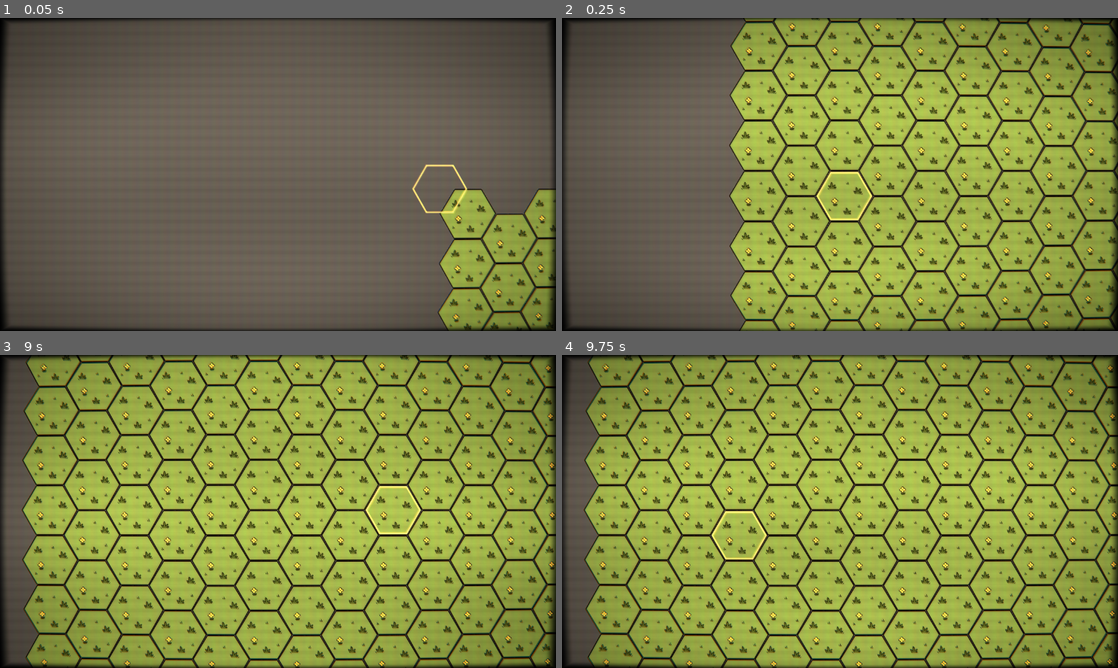
Above: before the commit, frames 1-4 (two rows, left to right).
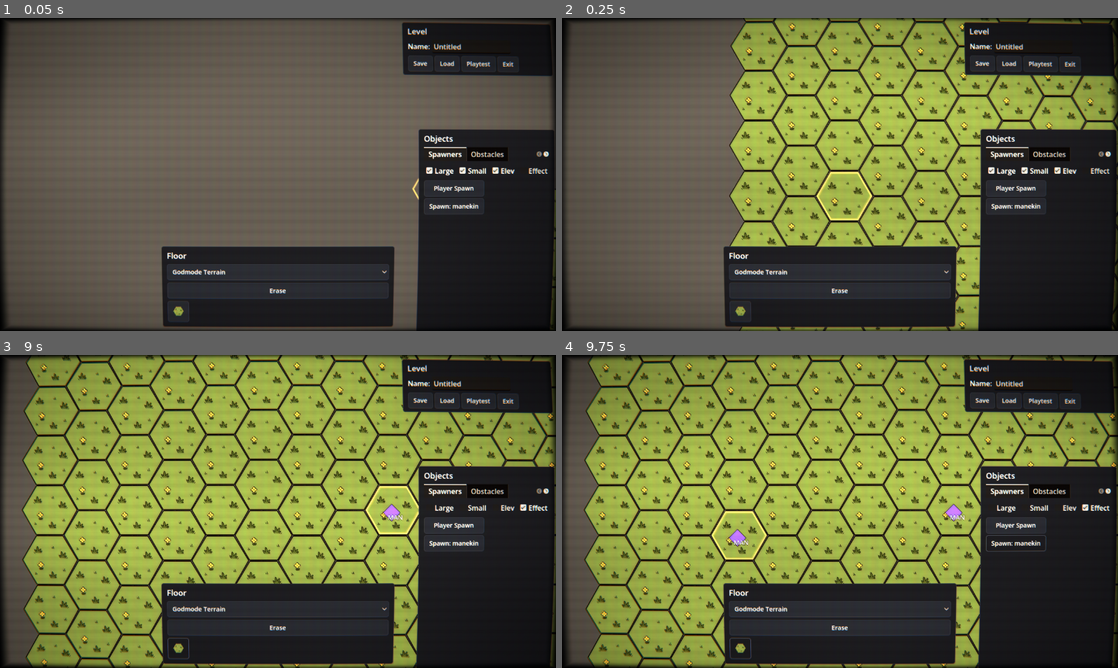
Above: after the commit, the same moments.

Repository: TortikP/GameJamProject
Game: Godot game, scene res://scenes/dev/map_editor.tscn
Same seed, same stepped clock (60 frames per second), same inputs: the game is played once before the commit and once after it. This scene is started directly instead of the project's main scene.
Inputs (mouse positions are in pixels of both pictures, inside the frame that each line leads up to):
- Up to frame 1 (0.05 s): no input
- Up to frame 2 (0.25 s): no input
- Up to frame 3 (9 s): click (417, 401) at 0.5 s, where only the run after the commit has a clickable "Save"; click (444, 401) at 1.25 s, where only the run after the commit has a clickable "Load"; click (472, 401) at 2 s, where only the run after the commit has a clickable "Playtest"; click (278, 605) at 2.75 s, where only the run after the commit has a clickable "Godmode Terrain"; click (177, 646) at 3.52 s; click (433, 508) at 4.25 s, where only the run after the commit has a clickable "Large"; click (467, 508) at 5 s, where only the run after the commit has a clickable "Small"; click (494, 508) at 5.75 s, where only the run after the commit has a clickable "Elev"; click (528, 508) at 6.5 s, where only the run after the commit has a clickable "Effect"; click (450, 524) at 7.25 s, where only the run after the commit has a clickable "Player Spawn"; click (450, 542) at 8 s, where only the run after the commit has a clickable "Spawn: manekin"; tap Enter at 8.75 s; move the mouse to (400, 495) at 8.77 s; hold D (hex_move_bottom_right) from 8.78 s (still down); tap Q (cast_slot_0) at 8.85 s; click (400, 495) at 8.92 s
- Up to frame 4 (9.75 s): release D (hex_move_bottom_right) at 9.5 s; tap Space (wait_turn) at 9.5 s; drag from (728, 527) to (812, 574) at 9.52 s

The runs differ from the first frame. In frame 1, 30% of the frame differs, in the area x 29-100%, y 1-100%; in frame 2, 30%; in frame 3, 30%; in frame 4, 30%.

Commit message:
feat(020): Phase 3+4 — palette panels + save/load/playtest wiring
T020 floor_palette_panel.gd — OptionButton for TileSet (godmode/hex_terrain),
HFlowContainer of tile buttons rendered from TileSetAtlasSource, Erase toggle.
Each button shows the tile graphic via AtlasTexture cropped to texture region,
tooltip from custom_data 'tile_kind'.

T020a replace-all — RMB on a tile button opens a PopupMenu listing every
distinct (source, atlas) currently in the level (excluding the right-clicked
tile). Pick → ConfirmModal asking N→M with counts → emits replace_all_requested
to the controller, which batches floor_cells + set_cell + toast + mark_dirty.

T021-T024 object_palette_panel.gd:
- TabBar (Spawners / Obstacles / Interactive) + filter row (Large/Small/Elev
  + Has-effect). Filter row hides on Spawners tab.
- Categorization: breakable OR behavior_effect_id != ''  → Interactive,
  else Obstacle. Deterministic, no new TileObject schema fields.
- Spawners tab: Player Spawn (always) + 1 button per data/enemies/*.json file.
- Object buttons show '[L|S|E] <id>' with rich tooltip (blocks, hp, effect,
  aura). Single-toggle visual select, untoggles others on press.
- Required additive HexGrid/registry change: TileObjectRegistry.get_all_ids()
  for enumeration. Sergey FYI — read-only and doesn't change existing
  get_object()/has_object() semantics.

T025 level_meta_panel.gd — VBox: 'Name:' LineEdit + Save/Load/Playtest/Exit
HBox. Load uses Godot's built-in FileDialog (ACCESS_RESOURCES, *.json filter,
rooted at res://data/maps/) — picks fire load_requested signal.

T026/T027/T028 controller side handlers were written in the previous commit
along with T009 (single-pass controller). They now have UI panels emitting
the signals to drive them.

T026a autosave — Timer (1.5s one_shot debounce) added in controller _ready;
_mark_dirty() restarts it from every placement, erase, name change, replace-all.
On controller _ready, after deferred frame, check for __autosave__.json —
prompt restore if mtime ≤24h, else delete.

Map editor scene (scenes/dev/map_editor.tscn) now has all 3 panels anchored:
LevelMetaPanel top-right, FloorPalettePanel bottom-center, ObjectPalettePanel
right-middle. ToastLayer + ConfirmModal still present.

Diff:
--- a/scenes/dev/map_editor.tscn
+++ b/scenes/dev/map_editor.tscn
@@ -9,6 +9,9 @@
 [ext_resource type="Script" path="res://scripts/presentation/dev/delete_highlight.gd" id="7_dh"]
 [ext_resource type="PackedScene" path="res://scenes/ui/toast_layer.tscn" id="8_toast"]
 [ext_resource type="PackedScene" path="res://scenes/ui/confirm_modal.tscn" id="9_modal"]
+[ext_resource type="Script" path="res://scripts/presentation/dev/floor_palette_panel.gd" id="10_fp"]
+[ext_resource type="Script" path="res://scripts/presentation/dev/object_palette_panel.gd" id="11_op"]
+[ext_resource type="Script" path="res://scripts/presentation/dev/level_meta_panel.gd" id="12_mp"]
 
 [node name="MapEditor" type="Node2D"]
 script = ExtResource("1_mec")
@@ -42,6 +45,44 @@
 
 [node name="HUD" type="CanvasLayer" parent="."]
 
+[node name="LevelMetaPanel" type="PanelContainer" parent="HUD"]
+script = ExtResource("12_mp")
+anchors_preset = 1
+anchor_left = 1.0
+anchor_right = 1.0
+offset_left = -360.0
+offset_top = 16.0
+offset_right = -16.0
+grow_horizontal = 0
+
+[node name="FloorPalettePanel" type="PanelContainer" parent="HUD"]
+script = ExtResource("10_fp")
+anchors_preset = 7
+anchor_left = 0.5
+anchor_top = 1.0
+anchor_right = 0.5
+anchor_bottom = 1.0
+offset_left = -260.0
+offset_top = -200.0
+offset_right = 260.0
+offset_bottom = -16.0
+grow_horizontal = 2
+grow_vertical = 0
+
+[node name="ObjectPalettePanel" type="PanelContainer" parent="HUD"]
+script = ExtResource("11_op")
+anchors_preset = 6
+anchor_left = 1.0
+anchor_top = 0.5
+anchor_right = 1.0
+anchor_bottom = 0.5
+offset_left = -260.0
+offset_top = 80.0
+offset_right = -16.0
+offset_bottom = 220.0
+grow_horizontal = 0
+grow_vertical = 2
+
 [node name="ToastLayer" parent="HUD" instance=ExtResource("8_toast")]
 
 [node name="ConfirmModal" parent="HUD" instance=ExtResource("9_modal")]
--- a/scripts/core/arena/tile_object_registry.gd
+++ b/scripts/core/arena/tile_object_registry.gd
@@ -41,6 +41,15 @@
 
 func has_object(id: StringName) -> bool:
 	return _objects.has(id)
+
+
+## 020 — enumeration API for the map editor's object palette. Returns all
+## loaded object ids in registry order. Additive, read-only.
+func get_all_ids() -> Array[StringName]:
+	var result: Array[StringName] = []
+	for id: Variant in _objects:
+		result.append(id)
+	return result
 
 
 # ── Internal ─────────────────────────────────────────────────────────────────
--- /dev/null
+++ b/scripts/presentation/dev/floor_palette_panel.gd
@@ -0,0 +1,246 @@
+extends PanelContainer
+## FloorPalettePanel — pick a floor tile to paint. Dropdown switches between
+## available TileSets (godmode_terrain / hex_terrain); each TileSet's tiles
+## render as a button grid. Erase mode is a separate button.
+##
+## Right-click on any tile button opens a "Replace all" popup, listing every
+## OTHER tile_kind currently in the level — picking one swaps every painted
+## cell of that kind to the right-clicked tile.
+##
+## Signals (consumed by MapEditorController):
+##   tile_picked(source_id: int, atlas: Vector2i)
+##   erase_picked()
+##   tileset_changed(path: String)
+##   replace_all_requested(from_source: int, from_atlas: Vector2i,
+##                         to_source: int, to_atlas: Vector2i)
+
+const UiTheme = preload("res://scripts/presentation/ui_theme.gd")
+const GameLogger = preload("res://scripts/infrastructure/game_logger.gd")
+
+const TILESETS: Array[Dictionary] = [
+	{"label": "Godmode Terrain", "path": "res://scenes/dev/godmode_terrain.tres"},
+	{"label": "Hex Terrain",     "path": "res://scenes/arena/tilesets/hex_terrain.tres"},
+]
+
+const ICON_SIZE: Vector2 = Vector2(48, 48)
+const REPLACE_MENU_ID: StringName = &"floor_replace_menu"
+
+signal tile_picked(source_id: int, atlas: Vector2i)
+signal erase_picked()
+signal tileset_changed(path: String)
+signal replace_all_requested(from_source: int, from_atlas: Vector2i,
+		to_source: int, to_atlas: Vector2i)
+
+var _controller: Node = null
+var _tileset_dropdown: OptionButton
+var _tile_grid: HFlowContainer
+var _erase_btn: Button
+var _current_tileset: TileSet
+var _current_path: String = ""
+
+
+func _ready() -> void:
+	_apply_theme()
+	EventBus.ui_theme_reloaded.connect(_apply_theme)
+	_build_ui()
+	# Default selection: tileset[0]
+	_current_path = TILESETS[0].path
+	_current_tileset = load(_current_path) as TileSet
+	_rebuild_tile_buttons()
+
+
+func setup(controller: Node) -> void:
+	_controller = controller
+
+
+func _apply_theme() -> void:
+	add_theme_stylebox_override("panel", UiTheme.make_panel_stylebox())
+
+
+func _build_ui() -> void:
+	var vbox := VBoxContainer.new()
+	vbox.add_theme_constant_override("separation", 6)
+	add_child(vbox)
+
+	var header := Label.new()
+	header.text = "Floor"
+	UiTheme.apply_label_kind(header, "header")
+	vbox.add_child(header)
+
+	# Tileset dropdown
+	_tileset_dropdown = OptionButton.new()
+	for i in TILESETS.size():
+		_tileset_dropdown.add_item(TILESETS[i].label, i)
+	_tileset_dropdown.item_selected.connect(_on_tileset_selected)
+	UiTheme.apply_button_styling(_tileset_dropdown)
+	vbox.add_child(_tileset_dropdown)
+
+	# Erase button
+	_erase_btn = Button.new()
+	_erase_btn.text = "Erase"
+	_erase_btn.toggle_mode = true
+	_erase_btn.pressed.connect(_on_erase_pressed)
+	UiTheme.apply_button_styling(_erase_btn)
+	vbox.add_child(_erase_btn)
+
+	# Tile button grid (HFlowContainer wraps automatically)
+	_tile_grid = HFlowContainer.new()
+	_tile_grid.add_theme_constant_override("h_separation", 4)
+	_tile_grid.add_theme_constant_override("v_separation", 4)
+	vbox.add_child(_tile_grid)
+
+
+func _on_tileset_selected(idx: int) -> void:
+	if idx < 0 or idx >= TILESETS.size():
+		return
+	_current_path = TILESETS[idx].path
+	_current_tileset = load(_current_path) as TileSet
+	_rebuild_tile_buttons()
+	tileset_changed.emit(_current_path)
+
+
+func _on_erase_pressed() -> void:
+	# Untoggle other tile buttons (visual feedback only)
+	for child in _tile_grid.get_children():
+		if child is Button:
+			(child as Button).button_pressed = false
+	erase_picked.emit()
+
+
+func _rebuild_tile_buttons() -> void:
+	for child in _tile_grid.get_children():
+		child.queue_free()
+	if _current_tileset == null:
+		return
+	# Iterate over every source / atlas pair the TileSet defines.
+	for source_idx in _current_tileset.get_source_count():
+		var source_id: int = _current_tileset.get_source_id(source_idx)
+		var src: TileSetSource = _current_tileset.get_source(source_id)
+		if not (src is TileSetAtlasSource):
+			continue
+		var atlas: TileSetAtlasSource = src as TileSetAtlasSource
+		for tile_idx in atlas.get_tiles_count():
+			var atlas_coord: Vector2i = atlas.get_tile_id(tile_idx)
+			var btn := _make_tile_button(atlas, source_id, atlas_coord)
+			_tile_grid.add_child(btn)
+
+
+func _make_tile_button(atlas: TileSetAtlasSource, source_id: int,
+		atlas_coord: Vector2i) -> Button:
+	var btn := Button.new()
+	btn.toggle_mode = true
+	btn.custom_minimum_size = ICON_SIZE
+	btn.text = ""
+
+	# Icon: cropped texture from the atlas — TileMapLayer uses the same region
+	var tile_texture: Texture2D = atlas.texture
+	if tile_texture != null:
+		var region_size: Vector2i = atlas.texture_region_size
+		var atlas_tex := AtlasTexture.new()
+		atlas_tex.atlas = tile_texture
+		atlas_tex.region = Rect2(
+			Vector2(atlas_coord.x * region_size.x, atlas_coord.y * region_size.y),
+			Vector2(region_size))
+		btn.icon = atlas_tex
+		btn.expand_icon = true
+
+	# Tooltip: show tile_kind from custom data if present
+	var td: TileData = atlas.get_tile_data(atlas_coord, 0)
+	if td != null:
+		var tk: Variant = td.get_custom_data("tile_kind")
+		if tk != null and String(tk) != "":
+			btn.tooltip_text = String(tk)
+
+	UiTheme.apply_button_styling(btn)
+	btn.pressed.connect(_on_tile_pressed.bind(source_id, atlas_coord, btn))
+	btn.gui_input.connect(_on_tile_gui_input.bind(source_id, atlas_coord))
+	return btn
+
+
+func _on_tile_pressed(source_id: int, atlas: Vector2i, btn: Button) -> void:
+	# Untoggle erase + every other button (visual single-select)
+	if _erase_btn != null:
+		_erase_btn.button_pressed = false
+	for child in _tile_grid.get_children():
+		if child is Button and child != btn:
+			(child as Button).button_pressed = false
+	tile_picked.emit(source_id, atlas)
+
+
+func _on_tile_gui_input(event: InputEvent, source_id: int, atlas: Vector2i) -> void:
+	if event is InputEventMouseButton and event.pressed:
+		var mb := event as InputEventMouseButton
+		if mb.button_index == MOUSE_BUTTON_RIGHT:
+			_show_replace_menu(source_id, atlas)
+
+
+# ── Replace-all flow ────────────────────────────────────────────────────────
+
+func _show_replace_menu(target_source: int, target_atlas: Vector2i) -> void:
+	if _controller == null or not _controller.has_method("get_level"):
+		return
+	var level: LevelData = _controller.get_level()
+	# Collect distinct (source, atlas) pairs in the level, excluding target.
+	var seen: Dictionary = {}  # "src:x,y" -> [src, atlas, label]
+	for f in level.floor_cells:
+		var key: String = "%d:%d,%d" % [f.source_id, f.atlas_coord.x, f.atlas_coord.y]
+		if seen.has(key):
+			continue
+		if f.source_id == target_source and f.atlas_coord == target_atlas:
+			continue
+		var label: String = _label_for_atlas(f.source_id, f.atlas_coord)
+		seen[key] = [f.source_id, f.atlas_coord, label]
+	if seen.is_empty():
+		EventBus.ui_toast_requested.emit("Нечего заменять — других типов нет", 1.5, &"info")
+		return
+	var menu := PopupMenu.new()
+	add_child(menu)
+	var entries: Array = seen.values()
+	for i in entries.size():
+		var entry: Array = entries[i]
+		menu.add_item("Заменить все «%s» на этот" % entry[2], i)
+	menu.id_pressed.connect(_on_replace_picked.bind(entries, target_source, target_atlas, menu))
+	menu.popup_hide.connect(menu.queue_free)
+	menu.popup(Rect2i(DisplayServer.mouse_get_position(), Vector2i.ZERO))
+
+
+func _on_replace_picked(item_id: int, entries: Array, to_source: int,
+		to_atlas: Vector2i, menu: PopupMenu) -> void:
+	if item_id < 0 or item_id >= entries.size():
+		menu.queue_free()
+		return
+	var from_source: int = entries[item_id][0]
+	var from_atlas: Vector2i = entries[item_id][1]
+	var from_label: String = entries[item_id][2]
+	var to_label: String = _label_for_atlas(to_source, to_atlas)
+	menu.queue_free()
+	# Confirm
+	var confirm := _controller.get_node_or_null("HUD/ConfirmModal")
+	if confirm != null and confirm.has_method("ask"):
+		# Count target cells for confirm copy
+		var count: int = 0
+		var lvl: LevelData = _controller.get_level()
+		for f in lvl.floor_cells:
+			if f.source_id == from_source and f.atlas_coord == from_atlas:
+				count += 1
+		var ok: bool = await confirm.ask(
+			"Заменить тайлы?",
+			"Заменить %d тайлов «%s» на «%s»?" % [count, from_label, to_label],
+			"Заменить", "Отмена", false)
+		if not ok:
+			return
+	replace_all_requested.emit(from_source, from_atlas, to_source, to_atlas)
+
+
+func _label_for_atlas(source_id: int, atlas: Vector2i) -> String:
+	if _current_tileset == null:
+		return "%d:%d,%d" % [source_id, atlas.x, atlas.y]
+	var src: TileSetSource = _current_tileset.get_source(source_id)
+	if src is TileSetAtlasSource:
+		var atlas_src := src as TileSetAtlasSource
+		var td: TileData = atlas_src.get_tile_data(atlas, 0)
+		if td != null:
+			var tk: Variant = td.get_custom_data("tile_kind")
+			if tk != null and String(tk) != "":
+				return String(tk)
+	return "%d:%d,%d" % [source_id, atlas.x, atlas.y]
--- /dev/null
+++ b/scripts/presentation/dev/level_meta_panel.gd
@@ -0,0 +1,136 @@
+extends PanelContainer
+## LevelMetaPanel — top-right panel: level name input + 4 action buttons
+## (Save / Load / Playtest / Exit).
+##
+## Load opens a Godot FileDialog rooted at res://data/maps/. The picked path
+## comes back through the load_requested signal. Save / Playtest / Exit are
+## just notify-the-controller signals — the controller handles validation,
+## sanitization, autosave, scene-change.
+##
+## Signals (consumed by MapEditorController):
+##   save_requested()
+##   load_requested(path: String)
+##   playtest_requested()
+##   exit_requested()
+##   name_changed(new_name: String)
+
+const UiTheme = preload("res://scripts/presentation/ui_theme.gd")
+
+const MAPS_DIR: String = "res://data/maps/"
+
+signal save_requested()
+signal load_requested(path: String)
+signal playtest_requested()
+signal exit_requested()
+signal name_changed(new_name: String)
+
+var _controller: Node = null
+
+var _name_edit: LineEdit
+var _save_btn: Button
+var _load_btn: Button
+var _playtest_btn: Button
+var _exit_btn: Button
+var _file_dialog: FileDialog
+
+
+func _ready() -> void:
+	_apply_theme()
+	EventBus.ui_theme_reloaded.connect(_apply_theme)
+	_build_ui()
+
+
+func setup(controller: Node) -> void:
+	_controller = controller
+
+
+## Called by the controller after Load applied a level — reflects the loaded
+## name in the input without firing name_changed back.
+func set_level_name(new_name: String) -> void:
+	if _name_edit != null:
+		_name_edit.text = new_name
+
+
+func _apply_theme() -> void:
+	add_theme_stylebox_override("panel", UiTheme.make_panel_stylebox())
+
+
+func _build_ui() -> void:
+	var vbox := VBoxContainer.new()
+	vbox.add_theme_constant_override("separation", 6)
+	add_child(vbox)
+
+	var header := Label.new()
+	header.text = "Level"
+	UiTheme.apply_label_kind(header, "header")
+	vbox.add_child(header)
+
+	# Name input
+	var name_row := HBoxContainer.new()
+	var name_label := Label.new()
+	name_label.text = "Name:"
+	name_row.add_child(name_label)
+	_name_edit = LineEdit.new()
+	_name_edit.text = "Untitled"
+	_name_edit.custom_minimum_size = Vector2(180, 0)
+	_name_edit.text_changed.connect(_on_name_changed)
+	name_row.add_child(_name_edit)
+	vbox.add_child(name_row)
+
+	# Buttons
+	var btn_row := HBoxContainer.new()
+	btn_row.add_theme_constant_override("separation", 4)
+	_save_btn = _make_btn("Save", _on_save)
+	_load_btn = _make_btn("Load", _on_load)
+	_playtest_btn = _make_btn("Playtest", _on_playtest)
+	_exit_btn = _make_btn("Exit", _on_exit)
+	btn_row.add_child(_save_btn)
+	btn_row.add_child(_load_btn)
+	btn_row.add_child(_playtest_btn)
+	btn_row.add_child(_exit_btn)
+	vbox.add_child(btn_row)
+
+	# File dialog (hidden until used)
+	_file_dialog = FileDialog.new()
+	_file_dialog.access = FileDialog.ACCESS_RESOURCES
+	_file_dialog.file_mode = FileDialog.FILE_MODE_OPEN_FILE
+	_file_dialog.current_dir = MAPS_DIR
+	_file_dialog.filters = PackedStringArray(["*.json ; Map JSON files"])
+	_file_dialog.use_native_dialog = false
+	_file_dialog.size = Vector2i(720, 480)
+	_file_dialog.file_selected.connect(_on_file_picked)
+	add_child(_file_dialog)
+
+
+func _make_btn(text: String, on_pressed: Callable) -> Button:
+	var btn := Button.new()
+	btn.text = text
+	btn.pressed.connect(on_pressed)
+	UiTheme.apply_button_styling(btn)
+	return btn
+
+
+func _on_name_changed(new_name: String) -> void:
+	name_changed.emit(new_name)
+
+
+func _on_save() -> void:
+	save_requested.emit()
+
+
+func _on_load() -> void:
+	# Show file dialog rooted at maps dir. Selection routes through file_selected.
+	_file_dialog.current_dir = MAPS_DIR
+	_file_dialog.popup_centered()
+
+
+func _on_file_picked(path: String) -> void:
+	load_requested.emit(path)
+
+
+func _on_playtest() -> void:
+	playtest_requested.emit()
+
+
+func _on_exit() -> void:
+	exit_requested.emit()
--- /dev/null
+++ b/scripts/presentation/dev/object_palette_panel.gd
@@ -0,0 +1,237 @@
+extends PanelContainer
+## ObjectPalettePanel — TabBar (Spawners / Obstacles / Interactive) + filter
+## row + clickable button list. Filters apply to Obstacles + Interactive only;
+## hidden on the Spawners tab.
+##
+## Categorization (deterministic from TileObject fields, no new schema):
+##   breakable=true OR behavior_effect_id != "" → Interactive
+##   else                                       → Obstacle
+##
+## Spawner list comes from data/enemies/*.json + a hardcoded Player entry.
+##
+## Signals (consumed by MapEditorController):
+##   object_picked(object_id: StringName)
+##   spawner_picked(kind: StringName, ref: StringName)
+
+const UiTheme = preload("res://scripts/presentation/ui_theme.gd")
+const GameLogger = preload("res://scripts/infrastructure/game_logger.gd")
+
+const ENEMIES_DIR: String = "res://data/enemies/"
+
+const TAB_SPAWNERS: int = 0
+const TAB_OBSTACLES: int = 1
+const TAB_INTERACTIVE: int = 2
+
+signal object_picked(object_id: StringName)
+signal spawner_picked(kind: StringName, ref: StringName)
+
+var _controller: Node = null
+var _registry: TileObjectRegistry
+
+var _tab_bar: TabBar
+var _filter_row: HBoxContainer
+var _filter_large: CheckBox
+var _filter_small: CheckBox
+var _filter_elev: CheckBox
+var _filter_has_effect: CheckBox
+var _content: VBoxContainer
+
+var _current_tab: int = TAB_SPAWNERS
+
+
+func _ready() -> void:
+	_apply_theme()
+	EventBus.ui_theme_reloaded.connect(_apply_theme)
+	_build_ui()
+	_rebuild_for_tab(_current_tab)
+
+
+func setup(controller: Node, registry: TileObjectRegistry) -> void:
+	_controller = controller
+	_registry = registry
+	if is_inside_tree():
+		_rebuild_for_tab(_current_tab)
+
+
+func _apply_theme() -> void:
+	add_theme_stylebox_override("panel", UiTheme.make_panel_stylebox())
+
+
+func _build_ui() -> void:
+	var vbox := VBoxContainer.new()
+	vbox.add_theme_constant_override("separation", 6)
+	add_child(vbox)
+
+	var header := Label.new()
+	header.text = "Objects"
+	UiTheme.apply_label_kind(header, "header")
+	vbox.add_child(header)
+
+	_tab_bar = TabBar.new()
+	_tab_bar.add_tab("Spawners")
+	_tab_bar.add_tab("Obstacles")
+	_tab_bar.add_tab("Interactive")
+	_tab_bar.tab_changed.connect(_on_tab_changed)
+	vbox.add_child(_tab_bar)
+
+	# Filter row (visibility toggled per tab)
+	_filter_row = HBoxContainer.new()
+	_filter_row.add_theme_constant_override("separation", 4)
+	_filter_large = _make_filter("Large", true)
+	_filter_small = _make_filter("Small", true)
+	_filter_elev = _make_filter("Elev", true)
+	_filter_has_effect = _make_filter("Effect", false)
+	_filter_row.add_child(_filter_large)
+	_filter_row.add_child(_filter_small)
+	_filter_row.add_child(_filter_elev)
+	_filter_row.add_child(_filter_has_effect)
+	vbox.add_child(_filter_row)
+
+	# Content
+	_content = VBoxContainer.new()
+	_content.add_theme_constant_override("separation", 4)
+	var scroll := ScrollContainer.new()
+	scroll.custom_minimum_size = Vector2(220, 380)
+	scroll.add_child(_content)
+	vbox.add_child(scroll)
+
+
+func _make_filter(label: String, default_on: bool) -> CheckBox:
+	var cb := CheckBox.new()
+	cb.text = label
+	cb.button_pressed = default_on
+	cb.toggled.connect(_on_filter_toggled)
+	return cb
+
+
+func _on_tab_changed(idx: int) -> void:
+	_current_tab = idx
+	_filter_row.visible = (idx != TAB_SPAWNERS)
+	_rebuild_for_tab(idx)
+
+
+func _on_filter_toggled(_pressed: bool) -> void:
+	if _current_tab != TAB_SPAWNERS:
+		_rebuild_for_tab(_current_tab)
+
+
+func _rebuild_for_tab(tab: int) -> void:
+	if _content == null:
+		return
+	for child in _content.get_children():
+		child.queue_free()
+	match tab:
+		TAB_SPAWNERS:
+			_build_spawner_buttons()
+		TAB_OBSTACLES:
+			_build_object_buttons(false)
+		TAB_INTERACTIVE:
+			_build_object_buttons(true)
+
+
+# ── Spawners tab ────────────────────────────────────────────────────────────
+
+func _build_spawner_buttons() -> void:
+	# Player first (always)
+	_content.add_child(_make_spawner_button("Player Spawn", &"player", &""))
+	# Enemies from data/enemies/*.json
+	var dir := DirAccess.open(ENEMIES_DIR)
+	if dir == null:
+		GameLogger.warn("ObjectPalette", "Cannot read %s" % ENEMIES_DIR)
+		return
+	dir.list_dir_begin()
+	var fname := dir.get_next()
+	while fname != "":
+		if not dir.current_is_dir() and fname.ends_with(".json"):
+			var enemy_id := fname.get_basename()
+			var label := "Spawn: %s" % enemy_id
+			_content.add_child(_make_spawner_button(label, &"enemy", StringName(enemy_id)))
+		fname = dir.get_next()
+	dir.list_dir_end()
+
+
+func _make_spawner_button(label: String, kind: StringName, ref: StringName) -> Button:
+	var btn := Button.new()
+	btn.text = label
+	btn.toggle_mode = true
+	UiTheme.apply_button_styling(btn)
+	btn.pressed.connect(_on_spawner_pressed.bind(kind, ref, btn))
+	return btn
+
+
+func _on_spawner_pressed(kind: StringName, ref: StringName, btn: Button) -> void:
+	_untoggle_others(btn)
+	spawner_picked.emit(kind, ref)
+
+
+# ── Object tabs (Obstacles / Interactive) ───────────────────────────────────
+
+func _build_object_buttons(want_interactive: bool) -> void:
+	if _registry == null:
+		var lbl := Label.new()
+		lbl.text = "(registry not loaded)"
+		_content.add_child(lbl)
+		return
+	for obj_id in _registry.get_all_ids():
+		var obj: TileObject = _registry.get_object(obj_id)
+		if obj == null or obj.id == &"":
+			continue
+		var is_interactive: bool = obj.breakable or obj.behavior_effect_id != &""
+		if is_interactive != want_interactive:
+			continue
+		if not _passes_filter(obj):
+			continue
+		_content.add_child(_make_object_button(obj))
+
+
+func _passes_filter(obj: TileObject) -> bool:
+	# Type checkboxes
+	var type_match: bool = false
+	if _filter_large.button_pressed and obj.level == TileObject.Level.LARGE:
+		type_match = true
+	if _filter_small.button_pressed and obj.level == TileObject.Level.SMALL:
+		type_match = true
+	if _filter_elev.button_pressed and obj.level == TileObject.Level.ELEVATION:
+		type_match = true
+	if not type_match:
+		return false
+	# Has-effect filter
+	if _filter_has_effect.button_pressed and obj.behavior_effect_id == &"":
+		return false
+	return true
+
+
+func _make_object_button(obj: TileObject) -> Button:
+	var btn := Button.new()
+	var tag: String = ""
+	match obj.level:
+		TileObject.Level.LARGE: tag = "L"
+		TileObject.Level.SMALL: tag = "S"
+		TileObject.Level.ELEVATION: tag = "E"
+	btn.text = "[%s] %s" % [tag, obj.id]
+	btn.toggle_mode = true
+	# Tooltip — quick at-a-glance summary
+	var lines: PackedStringArray = []
+	lines.append("blocks_movement: %s" % obj.blocks_movement)
+	lines.append("blocks_abilities: %s" % obj.blocks_abilities_through)
+	if obj.breakable:
+		lines.append("hp: %d" % obj.hp)
+	if obj.behavior_effect_id != &"":
+		lines.append("effect: %s" % obj.behavior_effect_id)
+	if obj.aura_radius > 0:
+		lines.append("aura radius: %d" % obj.aura_radius)
+	btn.tooltip_text = "\n".join(lines)
+	UiTheme.apply_button_styling(btn)
+	btn.pressed.connect(_on_object_pressed.bind(obj.id, btn))
+	return btn
+
+
+func _on_object_pressed(object_id: StringName, btn: Button) -> void:
+	_untoggle_others(btn)
+	object_picked.emit(object_id)
+
+
+func _untoggle_others(self_btn: Button) -> void:
+	for child in _content.get_children():
+		if child is Button and child != self_btn:
+			(child as Button).button_pressed = false
Not shown: 1 places in scenes/dev/map_editor.tscn that only renumber resources
Not shown, changed: specs/020-map-editor/tasks.md
